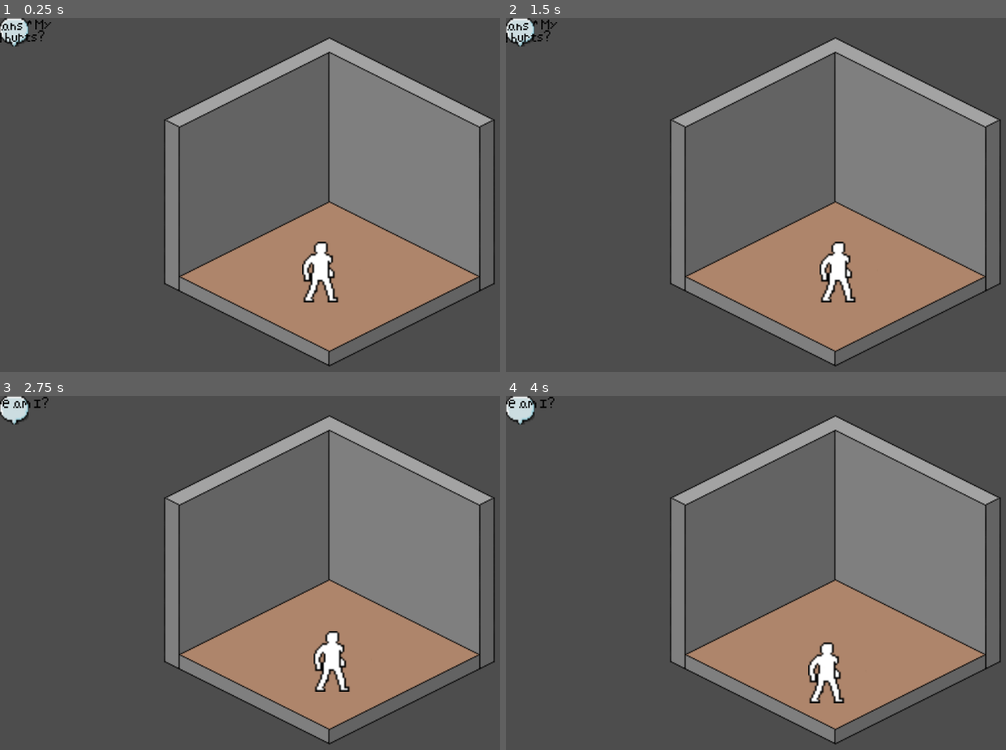
Above: before the commit, frames 1-4 (two rows, left to right).
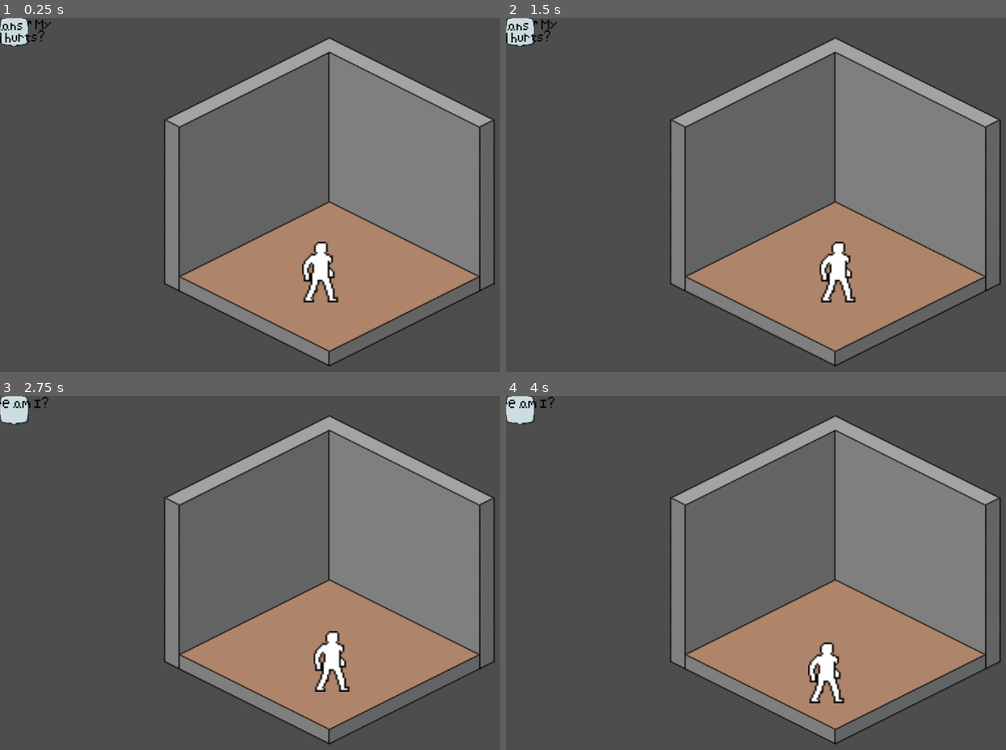
Above: after the commit, the same moments.

Repository: afourneaux/codename-matt-2026
Game: Godot game, scene res://scenes/game-root.tscn
The game is run twice, just before and just after one commit, with the same random seed, the same clock (stepped at 60 frames per second) and the same inputs.
Inputs:
- Up to frame 1 (0.25 s): no input
- Up to frame 2 (1.5 s): tap A (a) at 0.6 s; tap D (d) at 0.8, 1.35 s
- Up to frame 3 (2.75 s): tap E (interact) at 1.55 s; hold E (interact) from 2.03 s (still down); tap S (s) at 2.3 s
- Up to frame 4 (4 s): tap Enter at 2.75 s; release E (interact) at 2.78 s; tap S (s) at 2.85 s; tap A (a) at 3.05, 3.6 s; tap Space at 3.5 s; tap D (d) at 3.8 s

The runs differ from the first frame. In frame 1, 0.1% of the frame differs, in the area x 0-6%, y 0-9%; in frame 2, 0.1%; in frame 3, 0.1%; in frame 4, 0.1%.

Commit message:
Input map

Diff:
--- a/scenes/game-root.tscn
+++ b/scenes/game-root.tscn
@@ -54,7 +54,11 @@
 offset_right = 50.0
 offset_bottom = 50.0
 texture = ExtResource("2_jcw77")
-region_rect = Rect2(7.7925425, 13.721229, 21.496445, 18.237309)
+region_rect = Rect2(7.648899, 13.655455, 22.032873, 18.528254)
+patch_margin_left = 3
+patch_margin_top = 2
+patch_margin_right = 3
+patch_margin_bottom = 5
 
 [node name="RichTextLabel" type="RichTextLabel" parent="UI/DialogueBox/NinePatchRect" unique_id=1158113397]
 layout_mode = 1
--- a/scripts/player/player_character.gd
+++ b/scripts/player/player_character.gd
@@ -26,7 +26,8 @@
 	else:
 		sprite.stop()
 
-	if Input.is_physical_key_pressed(KEY_E):
+func _input(event):
+	if event.is_action_pressed("interact"):
 		on_interact.emit()
 
 func _physics_process(delta):
